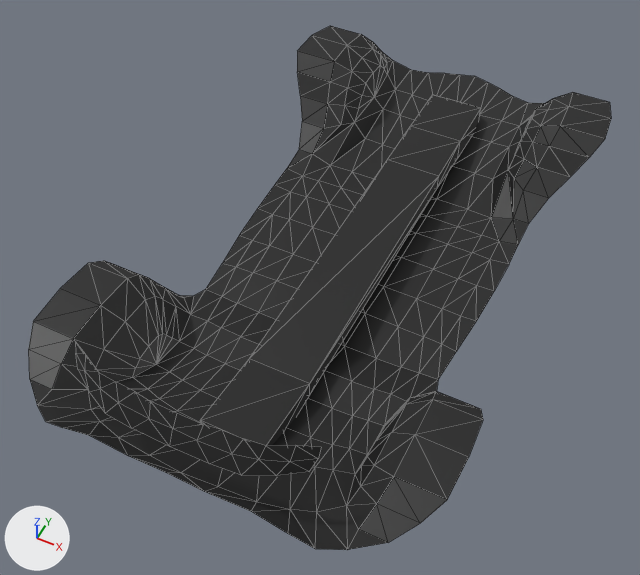
The COLLADA model skulltruckFrame.dae: old version first, new version second.
Rendered twice from a 50 mm camera at (1.66, -3.96, 3.96) aimed at (-0.07, -0.49, -0.37). Lighting does not change. The marker at lower left points along +X, +Y and +Z. Mesh edges are drawn as thin lines. Where no turn or scale is listed for an object, it has been applied to the vertices.

The older version as bpy lines, for what is in view:
```python
me_cube_002 = bpy.data.meshes.new('Cube.002')
me_cube_002.from_pydata(...)  # 307 vertices, 540 faces; spans x -1.28..1.28, y -2.31..2.3, z -0.62..0.13
me_cube_002.materials.append(mat_details)  # black #1b1b1b
me_cube_021 = bpy.data.meshes.new('Cube.021')
me_cube_021.from_pydata(...)  # 33 vertices, 40 faces; spans x -0.696..0.696, y -2.242..-2.01, z 0.265..0.44
me_cube_021.materials.append(mat_details)  # black #1b1b1b
me_cylinder_009 = bpy.data.meshes.new('Cylinder.009')
me_cylinder_009.from_pydata(...)  # 35 vertices, 66 faces; spans x -0.21..0.21, y -1.85..1.86, z -0.19..0.17
me_cylinder_009.materials.append(mat_details)  # black #1b1b1b
ob_frame = bpy.data.objects.new('frame', me_cube_002)
ob_frame.location = (0.0, 0.0, 0.0)
ob_grill = bpy.data.objects.new('grill', me_cube_021)
ob_grill.location = (0.0, 0.0, 0.0)
ob_transmission = bpy.data.objects.new('transmission', me_cylinder_009)
ob_transmission.location = (0.014, 0.017, -0.467)
```
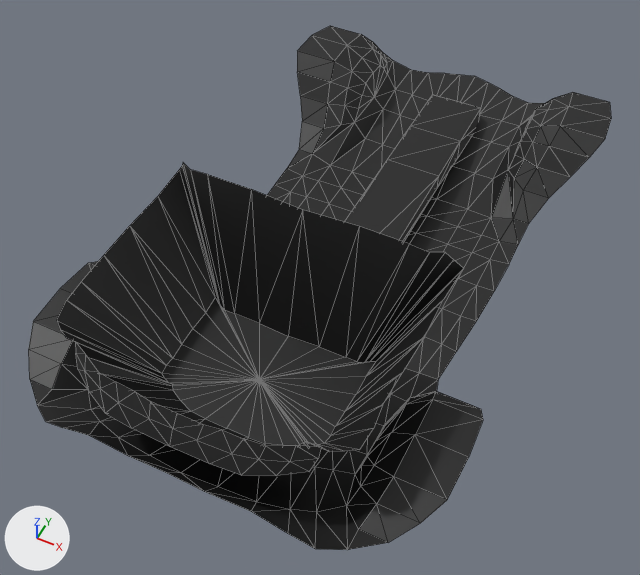
Pixel boxes [x1, y1, x2, y2] of what changed, in the pictures (640 x 575 px):
'engine compartment', added (black): after [57, 163, 463, 452]
'transmission', unchanged, covered by the edit: before [200, 94, 481, 446]; after [344, 94, 481, 242]

What the commit changed:
Mesh me_cube_024 is new.
It has 85 vertices, 126 faces and spans x -0.9..0.9, y -2.24..-0.71, z -0.22..0.64.
It uses material mat_details (black #1b1b1b).
Object 'engine compartment' (ob_engine_compartment) is new; it shows me_cube_024.
Its location is (0.0, 0.0, 0.0).
